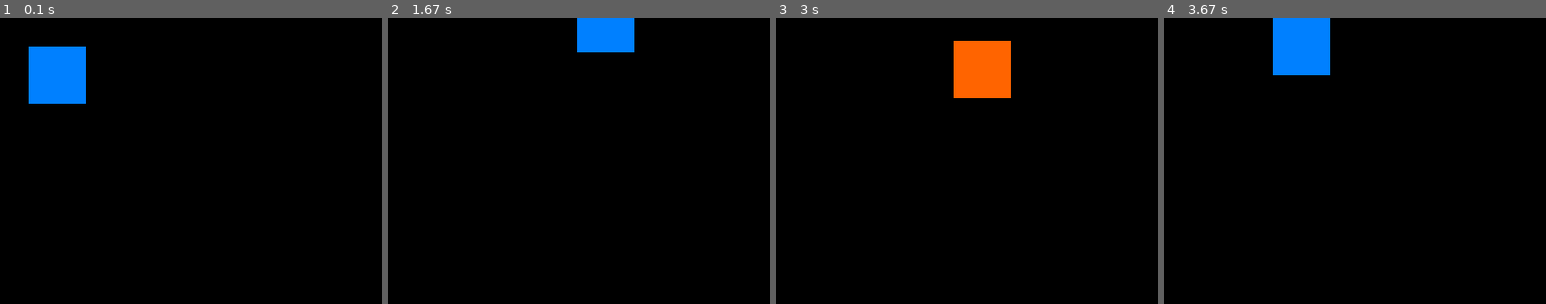
Above: before the commit, frames 1-4 (left to right).
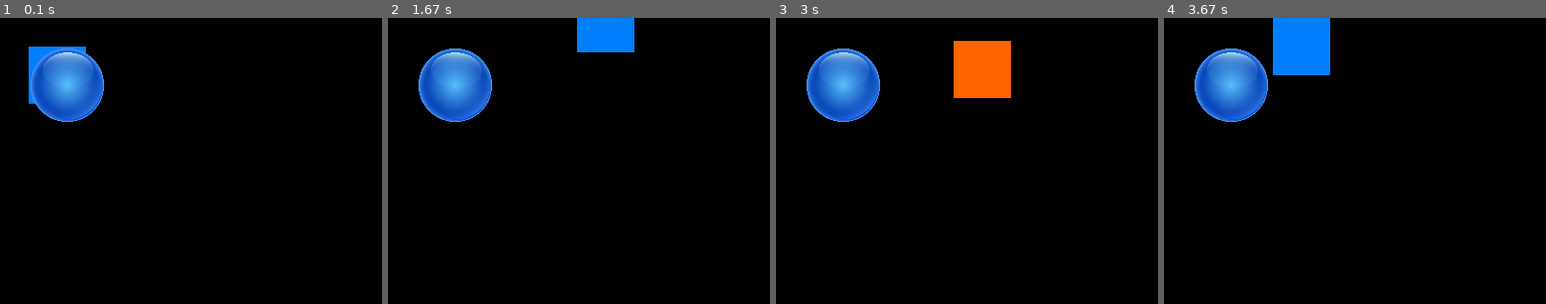
Above: after the commit, the same moments.

Repository: abaker-skudlarek/learningPython
Game: pygame game, started from getPygameWorking/main.py
Two runs of this game, one before a commit and one after it. Both use one fixed random seed, a clock stepped at 60 frames per second and the inputs below.
Inputs:
- Up to frame 1 (0.1 s): no input
- Up to frame 2 (1.67 s): hold Space 0.33-0.8 s; hold Right 0.33-0.8 s; hold Right 0.83-1.3 s; tap Space at 0.9, 1.2, 1.4 s; hold Up 1.33-1.63 s
- Up to frame 3 (3 s): hold Right 1.67-2.13 s; tap Space at 1.73, 2.03, 2.23, 2.53, 2.8 s; hold Left 2.17-2.7 s; hold Down from 2.73 s (still down)
- Up to frame 4 (3.67 s): release Down at 3.03 s; hold Left 3.07-3.47 s; tap Space at 3.13, 3.43, 3.57 s; hold Up from 3.5 s (still down)
The pictures show only the part of the screen within x 0-50%, y 0-50%; the shares and areas given below are measured in that part.
In our replay, the window is 400x300 before the commit and 800x600 after it. These sizes can differ from the game's own. Grey fills any space a smaller window leaves; there, only what the larger window draws over its background counts as a difference.

The runs differ from the first frame. In frame 1, 3.9% of the frame differs, in the area x 8-28%, y 10-37%; in frame 2, 3.9%; in frame 3, 3.9%; in frame 4, 3.9%.

Commit message:
Images working

Diff:
--- a/getPygameWorking/main.py
+++ b/getPygameWorking/main.py
@@ -1,9 +1,32 @@
 # This is intended to get pygame running in my CLI environment
+# Following tutorial at nerdparadise.com: PyGame Tutorial
 
 import pygame
+import os
+
+imageLibrary = {}
+
+
+# if the image has already been loaded, this will return that image
+#   if it has not been loaded, this will load it and return it
+def getImage(path):
+  global imageLibrary
+  image = imageLibrary.get(path)
+  if image == None:
+    canonicalizedPath = path.replace('/', os.sep).replace('\\', os.sep)
+    image = pygame.image.load(canonicalizedPath)
+    imageLibrary[path] = image
+
+  # scales image
+  image = pygame.transform.scale(image, (100, 100))
+
+  return image
+# end getImage
 
 pygame.init()
-screen = pygame.display.set_mode((400, 300))
+
+screen = pygame.display.set_mode((800, 600))
+
 done = False
 isBlue = True
 x = 30
@@ -12,22 +35,24 @@
 clock = pygame.time.Clock()
 
 while not done:
-    for event in pygame.event.get():
-        if event.type == pygame.QUIT:
-            done = True
-        if event.type == pygame.KEYDOWN and event.key == pygame.K_SPACE:
-            isBlue = not isBlue
+  for event in pygame.event.get():
+    if event.type == pygame.QUIT:
+      done = True
+    if event.type == pygame.KEYDOWN and event.key == pygame.K_SPACE:
+      isBlue = not isBlue
+  pressed = pygame.key.get_pressed()
+  if pressed[pygame.K_UP]: y -= 3
+  if pressed[pygame.K_DOWN]: y += 3
+  if pressed[pygame.K_LEFT]: x -= 3
+  if pressed[pygame.K_RIGHT]: x += 3
+  if pressed[pygame.K_q]: done = True # quits when Q is pressed
 
-    pressed = pygame.key.get_pressed()
-    if pressed[pygame.K_UP]: y -= 3
-    if pressed[pygame.K_DOWN]: y += 3
-    if pressed[pygame.K_LEFT]: x -= 3
-    if pressed[pygame.K_RIGHT]: x += 3
+  screen.fill((0, 0, 0))
+  if isBlue: color = (0, 128, 255)
+  else: color = (255, 100, 0)
+  pygame.draw.rect(screen, color, pygame.Rect(x, y, 60, 60))
 
-    screen.fill((0, 0, 0,))
-    if isBlue: color = (0, 128, 255)
-    else: color = (255, 100, 0)
-    pygame.draw.rect(screen, color, pygame.Rect(x, y, 60, 60))
+  screen.blit(getImage('assets/ball.png'), (20, 20))
 
-    pygame.display.flip()
-    clock.tick(60)
+  pygame.display.flip()
+  clock.tick(60)
Binary file added: getPygameWorking/assets/ball.png
